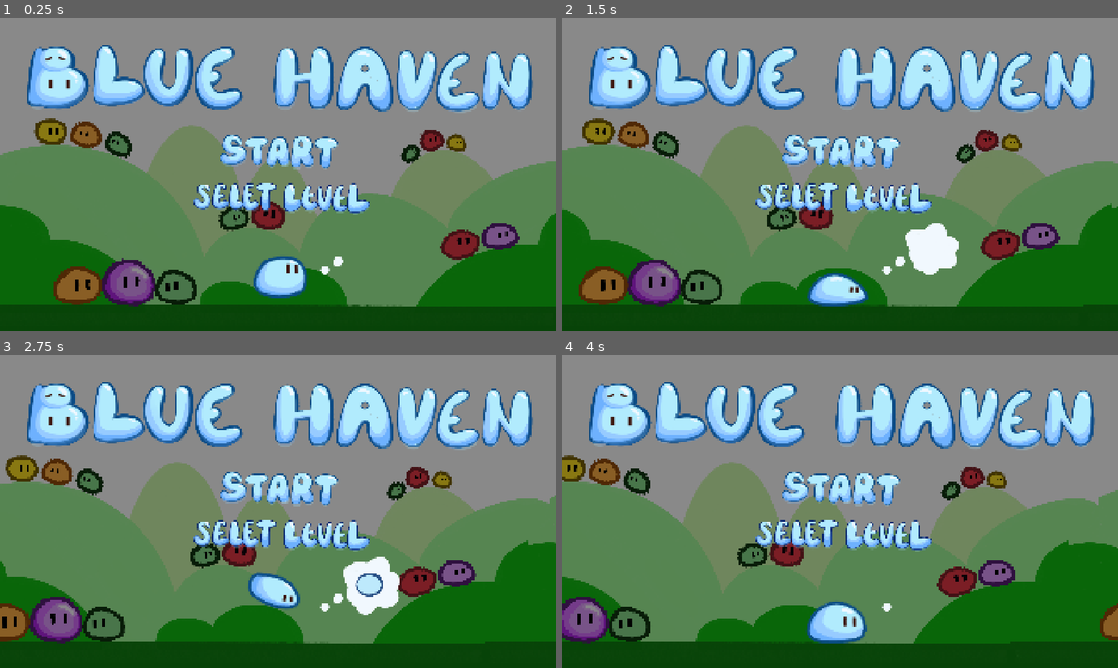
Above: before the commit, frames 1-4 (two rows, left to right).
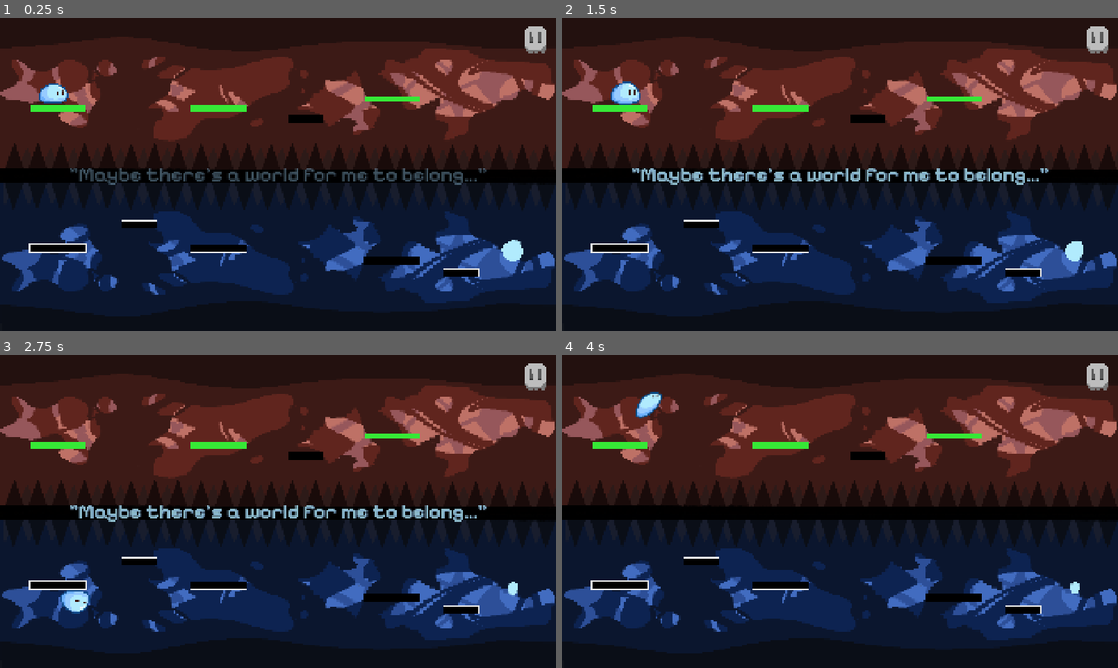
Above: after the commit, the same moments.

Repository: JianiLi98/Blue-Haven
Game: Godot game, scene res://scenes/Main3.tscn
The game is run twice, just before and just after one commit, with the same random seed, the same clock (stepped at 60 frames per second) and the same inputs. Before the commit the project starts from res://scenes/start.tscn.
Inputs:
- Up to frame 1 (0.25 s): no input
- Up to frame 2 (1.5 s): hold Up (ui_up) from 0.53 s (still down); tap Space (jump) at 0.77 s
- Up to frame 3 (2.75 s): tap Space (jump) at 1.52 s; release Up (ui_up) at 2.03 s; hold Down (ui_down) from 2.03 s (still down)
- Up to frame 4 (4 s): release Down (ui_down) at 2.78 s; hold Up (ui_up) from 2.78 s (still down); tap Space (jump) at 3.02, 3.77 s

The runs differ from the first frame. In frame 1, 99% of the frame differs, in the area x 0-100%, y 0-100%; in frame 2, 100%; in frame 3, 100%; in frame 4, 100%.

Commit message:
fixed bug: platform flip

Diff:
--- a/project.godot
+++ b/project.godot
@@ -11,7 +11,7 @@
 [application]
 
 config/name="Slime-Go"
-run/main_scene="uid://dm4r7rd3gts8a"
+run/main_scene="uid://cf5o6l0snnfjl"
 config/features=PackedStringArray("4.4", "Forward Plus")
 config/icon="res://icon.svg"
 
--- a/scenes/Main3.tscn
+++ b/scenes/Main3.tscn
@@ -45,22 +45,22 @@
 position = Vector2(200, 792)
 
 [node name="Platform4" parent="." instance=ExtResource("3_5ab4h")]
-position = Vector2(754, 208)
+position = Vector2(755, 307)
 
 [node name="Platform3" parent="." instance=ExtResource("4_35yje")]
-position = Vector2(748, 846)
+position = Vector2(753, 793)
 
 [node name="Platform7" parent="." instance=ExtResource("3_5ab4h")]
 position = Vector2(1356, 278)
 
 [node name="Platform5" parent="." instance=ExtResource("4_28e4i")]
-position = Vector2(477.738, 761.253)
+position = Vector2(479, 711)
 
 [node name="Platform6" parent="." instance=ExtResource("4_35yje")]
 position = Vector2(1351, 834)
 
 [node name="Platform10" parent="." instance=ExtResource("4_b2x34")]
-position = Vector2(1023, 294)
+position = Vector2(1054, 348)
 
 [node name="Player" parent="." instance=ExtResource("4_f3j86")]
 position = Vector2(186, 254)
--- a/scripts/Player.gd
+++ b/scripts/Player.gd
@@ -1,6 +1,4 @@
 extends CharacterBody2D
-
-var controls_locked := false
 
 var jump_charge_name: StringName = &"charge"
 var jump_jump_name: StringName   = &"jump"
@@ -86,10 +84,6 @@
 	_play_idle()
 
 # --------- 工具函数（不用 abs/max） ----------
-func lock_controls(val: bool) -> void:
-	controls_locked = val
-	if val:
-		velocity = Vector2.ZERO
 
 func _vy_mag(v: float) -> float:
 	if v < 0.0:
@@ -115,10 +109,6 @@
 
 # --------- 主逻辑 ----------
 func _physics_process(delta: float) -> void:
-	if controls_locked:
-		velocity = Vector2.ZERO
-		move_and_slide()
-		return
 
 	# 只在空中放大重力，统一加快上升和下降节奏
 	if state != State.STUCK and not is_on_floor():
Not shown, changed: README.md
